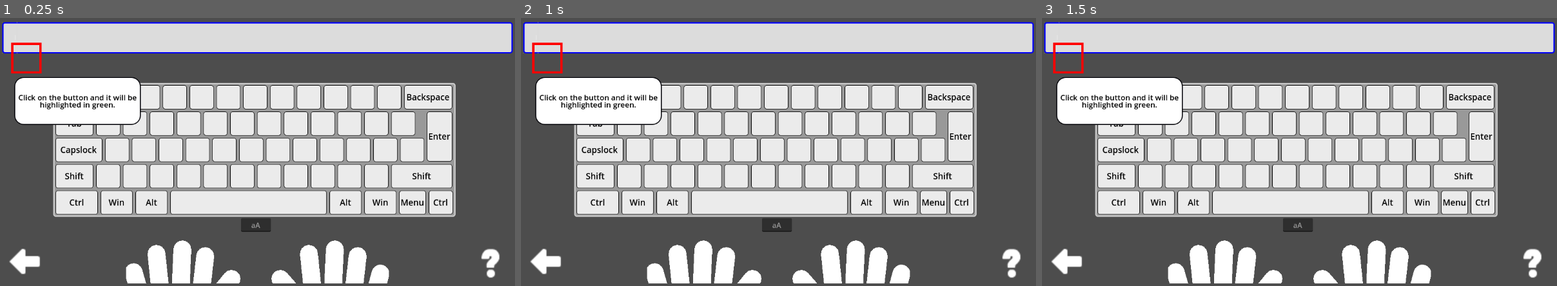
Above: before the commit, frames 1-3 (left to right).
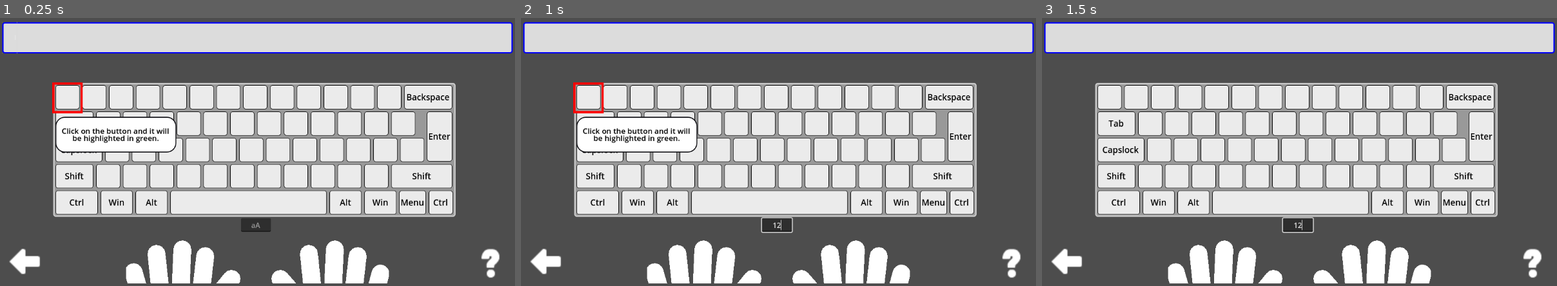
Above: after the commit, the same moments.

Repository: Medex81/100mina
Game: Godot game, scene res://app/scenes/types.tscn
The game is run twice, just before and just after one commit, with the same random seed, the same clock (stepped at 60 frames per second) and the same inputs. This scene is started directly instead of the project's main scene.
Inputs (mouse positions are in pixels of both pictures, inside the frame that each line leads up to):
- Up to frame 1 (0.25 s): no input
- Up to frame 2 (1 s): click (531, 36) at 0.52 s; type "12" at 0.6 s; click (778, 224) at 0.75 s; type "12" at 0.83 s
- Up to frame 3 (1.5 s): click (1108, 95) at 1.25 s

The runs differ from the first frame. In frame 1, 4.1% of the frame differs, in the area x 2-35%, y 9-51%; in frame 2, 4.2%, in the area x 0-53%, y 1-81%; in frame 3, 3.1%.

Commit message:
In the editing mode, we hide the field with the symbols of the lesson.

Diff:
--- a/app/scenes/types.gd
+++ b/app/scenes/types.gd
@@ -1,10 +1,15 @@
 extends Control
 
 @export_file("*.tscn") var new_kb_tutor:String
+var _scene_data:KeyboardDataResource
 
 func _ready():
+	_scene_data = TypeEngine.scene_mediator.get(TypeEngine.keyboard_scene, null) as KeyboardDataResource
+	if _scene_data and not _scene_data.edit_mode:
+		$margin/help.hide()
+
 	if not new_kb_tutor.is_empty() and not TypeEngine.is_tutor_done(new_kb_tutor.get_file().get_basename()):
 		help_tutor()
 
 func help_tutor():
-	TypeEngine.add_tutor(new_kb_tutor, get_tree().current_scene)
+	TypeEngine.add_tutor(new_kb_tutor, $margin/vbox/keyboards/keyboard)
